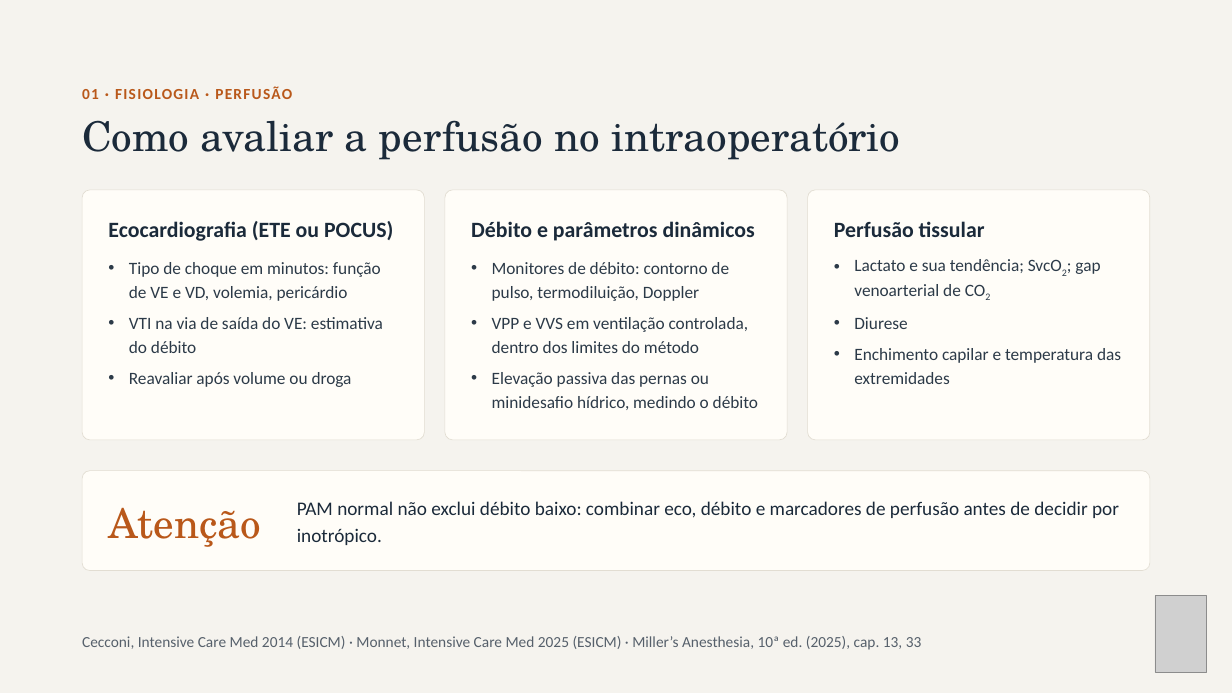
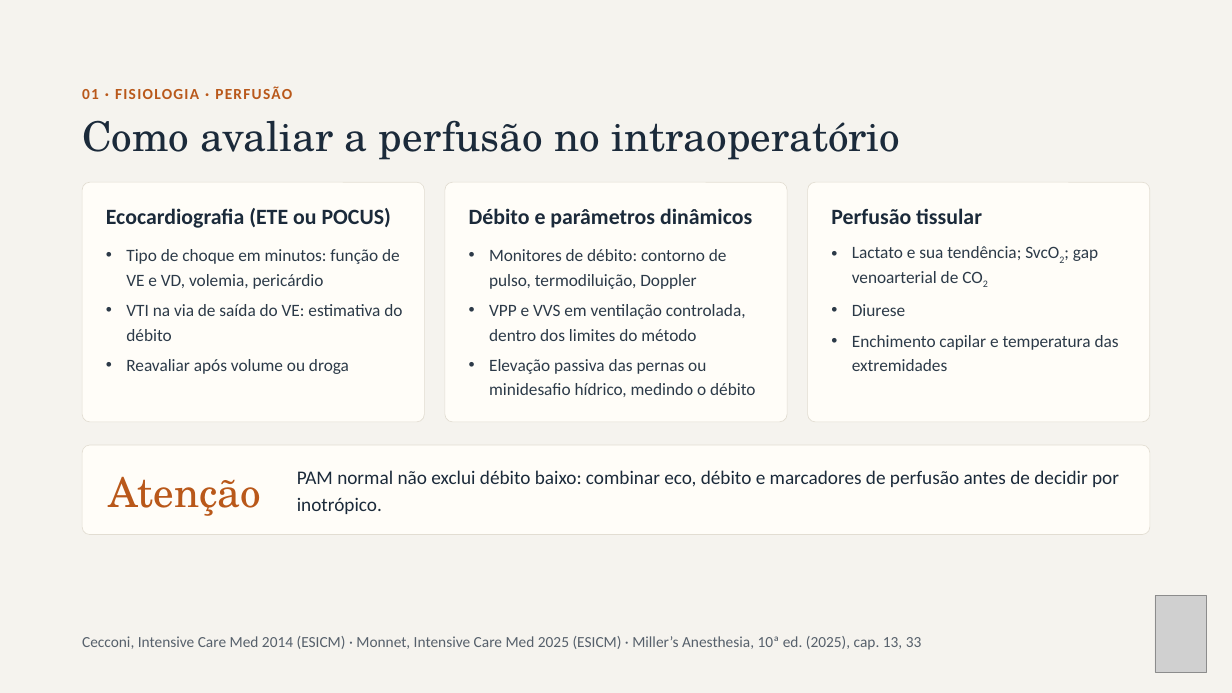
Before and after one commit to brunomoraesdubois-bit/Bruno, a slide deck: slide 4 of apresentacao/Aminas_Vasoativas.pptx. Drawn at 1232x693 pixels with LibreOffice and Linux fonts; fonts in the diff are those of the drawing; grey boxes stand for pictures. Boxes give left, top, right and bottom in pixels: in the first picture for what was removed or moved away, otherwise in the second. Text is boxed around its words. In the diff, an @@ line names an element or a change of style, - is before the commit and + after.

```diff
--- a/apresentacao/Aminas_Vasoativas.pptx
+++ b/apresentacao/Aminas_Vasoativas.pptx
@@ rounded rectangle: place and size @@
-rounded rectangle at <box>82,190,424,441</box>
+rounded rectangle at <box>82,182,424,421</box>
@@ text "Ecocardiografia (ETE ou POCUS)": place and size @@
-text "Ecocardiografia (ETE ou POCUS)" at <box>108,221,393,241</box>
+text "Ecocardiografia (ETE ou POCUS)" at <box>106,208,391,228</box>
@@ rounded rectangle: place and size @@
-rounded rectangle at <box>445,190,787,441</box>
+rounded rectangle at <box>445,182,787,421</box>
@@ text "Débito e parâmetros dinâmicos": place and size @@
-text "Débito e parâmetros dinâmicos" at <box>471,221,755,241</box>
+text "Débito e parâmetros dinâmicos" at <box>469,208,752,228</box>
@@ rounded rectangle: place and size @@
-rounded rectangle at <box>808,190,1150,441</box>
+rounded rectangle at <box>808,182,1150,421</box>
@@ text "Perfusão tissular": place and size @@
-text "Perfusão tissular" at <box>834,221,985,237</box>
+text "Perfusão tissular" at <box>831,208,982,224</box>
@@ text "Tipo de choque em minutos: ..." rewrapped from <box>129,262,381,301</box> to <box>126,249,400,289</box> @@
@@ text "Monitores de débito: contorno de ...": place and size @@
-text "Monitores de débito: contorno de ..." at <box>492,262,729,301</box>
+text "Monitores de débito: contorno de ..." at <box>489,249,727,289</box>
@@ text "Lactato e sua tendência; SvcO2; ...": place and size @@
-text "Lactato e sua tendência; SvcO2; ..." at <box>854,259,1100,296</box>
+text "Lactato e sua tendência; SvcO2; ..." at <box>852,246,1098,283</box>
@@ text "VTI na via de saída ..." rewrapped from <box>129,317,383,353</box> to <box>126,304,402,341</box> @@
@@ text "VPP e VVS em ventilação ...": place and size @@
-text "VPP e VVS em ventilação ..." at <box>492,317,749,353</box>
+text "VPP e VVS em ventilação ..." at <box>489,304,746,341</box>
@@ text "Diurese": place and size @@
-text "Diurese" at <box>854,317,907,329</box>
+text "Diurese" at <box>852,304,905,316</box>
@@ text "Enchimento capilar e temperatura das ...": place and size @@
-text "Enchimento capilar e temperatura das ..." at <box>854,348,1121,384</box>
+text "Enchimento capilar e temperatura das ..." at <box>852,335,1119,371</box>
@@ text "Reavaliar após volume ou droga": place and size @@
-text "Reavaliar após volume ou droga" at <box>129,372,352,387</box>
+text "Reavaliar após volume ou droga" at <box>126,359,349,374</box>
@@ text "Elevação passiva das pernas ou ...": place and size @@
-text "Elevação passiva das pernas ou ..." at <box>492,372,758,410</box>
+text "Elevação passiva das pernas ou ..." at <box>489,359,755,397</box>
@@ proportions changed in 4 elements at <box>82,182,424,421</box>, <box>445,182,787,421</box>, <box>808,182,1150,421</box>, <box>82,445,1151,535</box> @@
@@ rounded rectangle: place and size @@
-rounded rectangle at <box>82,470,1151,570</box>
+rounded rectangle at <box>82,445,1151,535</box>
@@ text "Atenção": place and size @@
-text "Atenção" at <box>108,507,261,547</box>
+text "Atenção" at <box>108,476,261,516</box>
@@ text "PAM normal não exclui débito ...": place and size @@
-text "PAM normal não exclui débito ..." at <box>297,501,1119,545</box>
+text "PAM normal não exclui débito ..." at <box>297,470,1119,514</box>
```
Also in this commit, not shown: 3 other slides changed, 14 other files.
